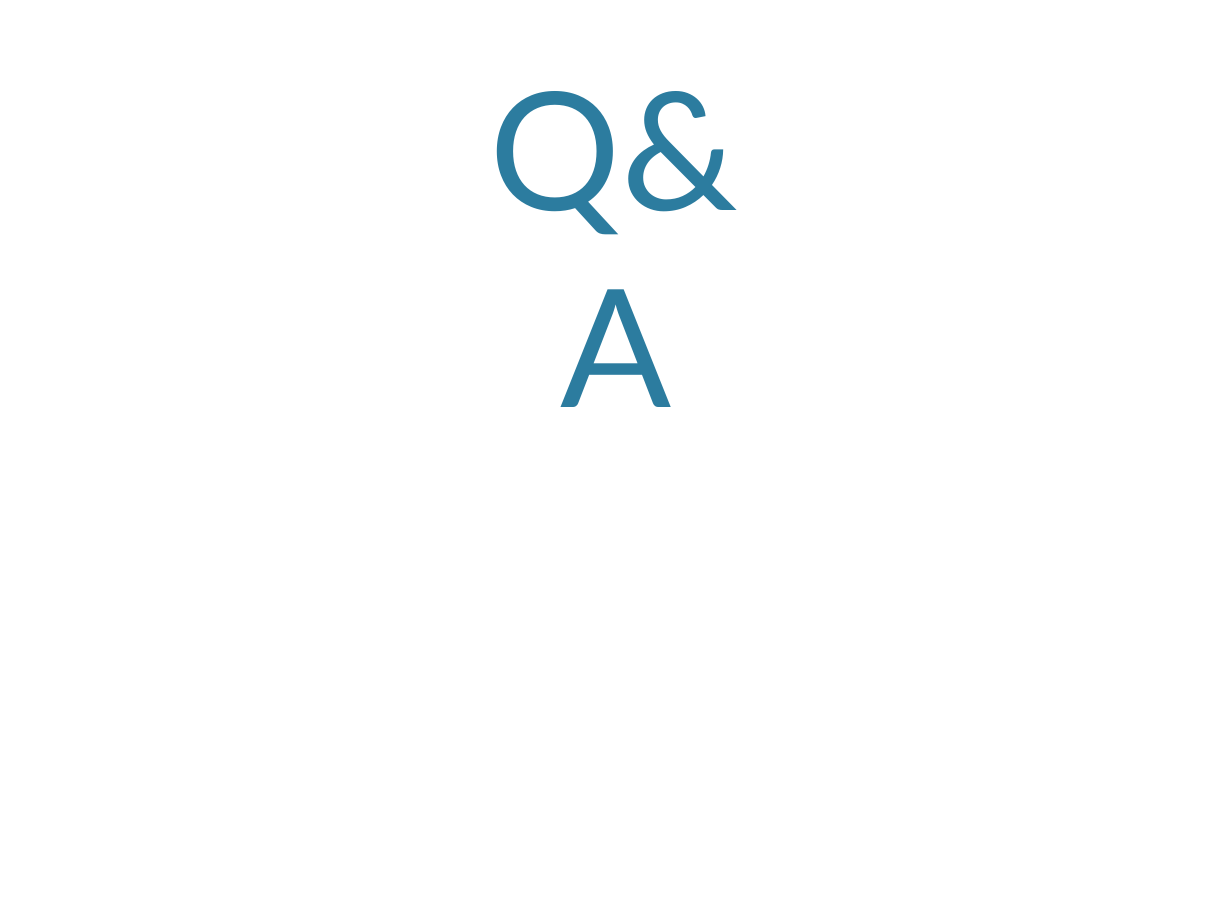
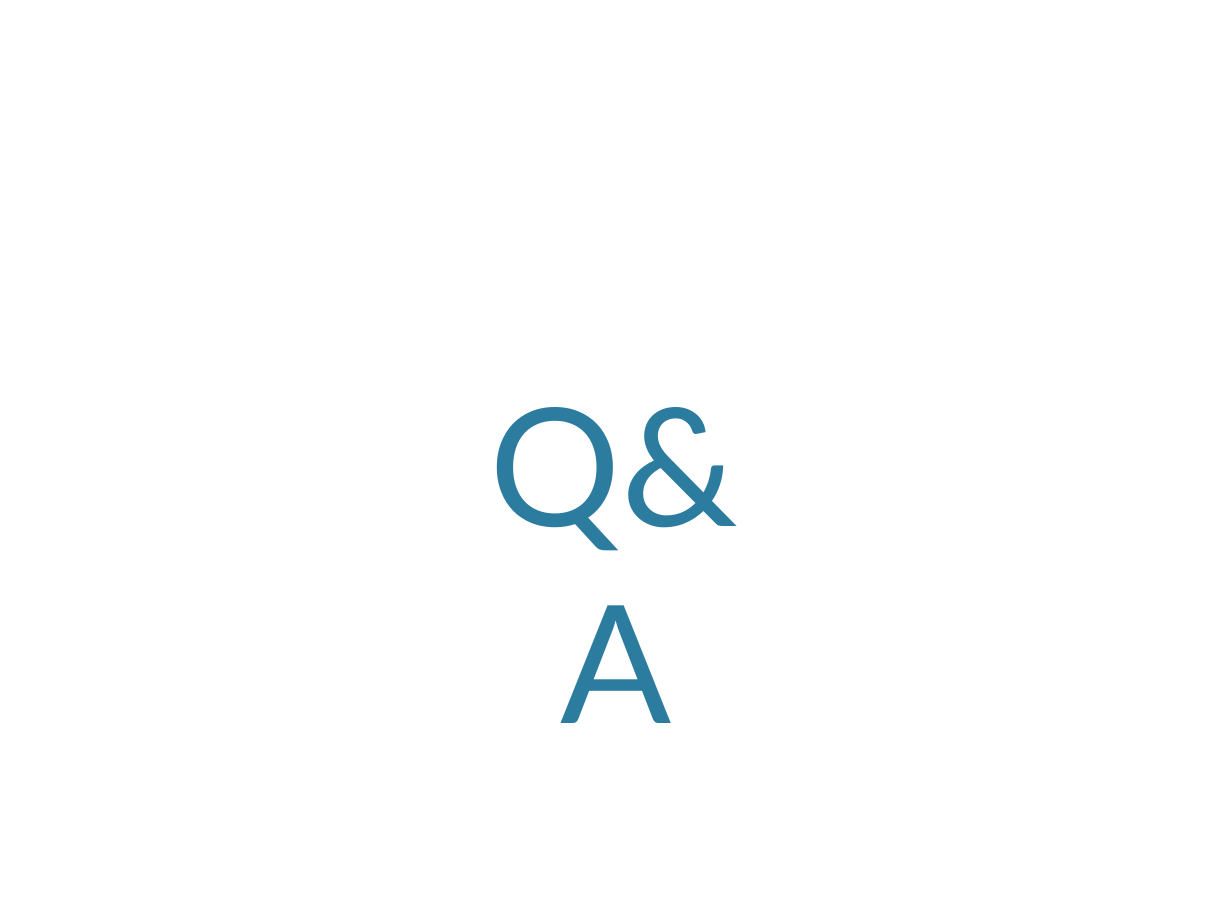
Before and after one commit to MiyamotoAkira/FeaturesVsLayers, a slide deck: slide 19 of FeaturesVsLayers.pptx (slide 18 before the commit). Drawn at 1232x924 pixels with LibreOffice and Linux fonts; fonts in the diff are those of the drawing; background and template pictures are left out. Boxes give left, top, right and bottom in pixels: in the first picture for what was removed or moved away, otherwise in the second. Text is boxed around its words. In the diff, an @@ line names an element or a change of style, - is before the commit and + after.

Commit message:
New slides and some small changes
New slide for breaking things up has been added. Also, Pros and cons have
titles now. Cons have a couple of examples as well. Fixed arrows on first
slide of alternative features. And moved the grouping of layering up to
show the 3  layer architecture.

```diff
--- a/FeaturesVsLayers.pptx
+++ b/FeaturesVsLayers.pptx
@@ text "Q&A": place and size @@
-text "Q&A" at <box>490,91,738,407</box>
+text "Q&A" at <box>490,407,738,723</box>
```
Also in this commit, not shown: 4 other slides changed, 2 slides added, 3 slides removed.
